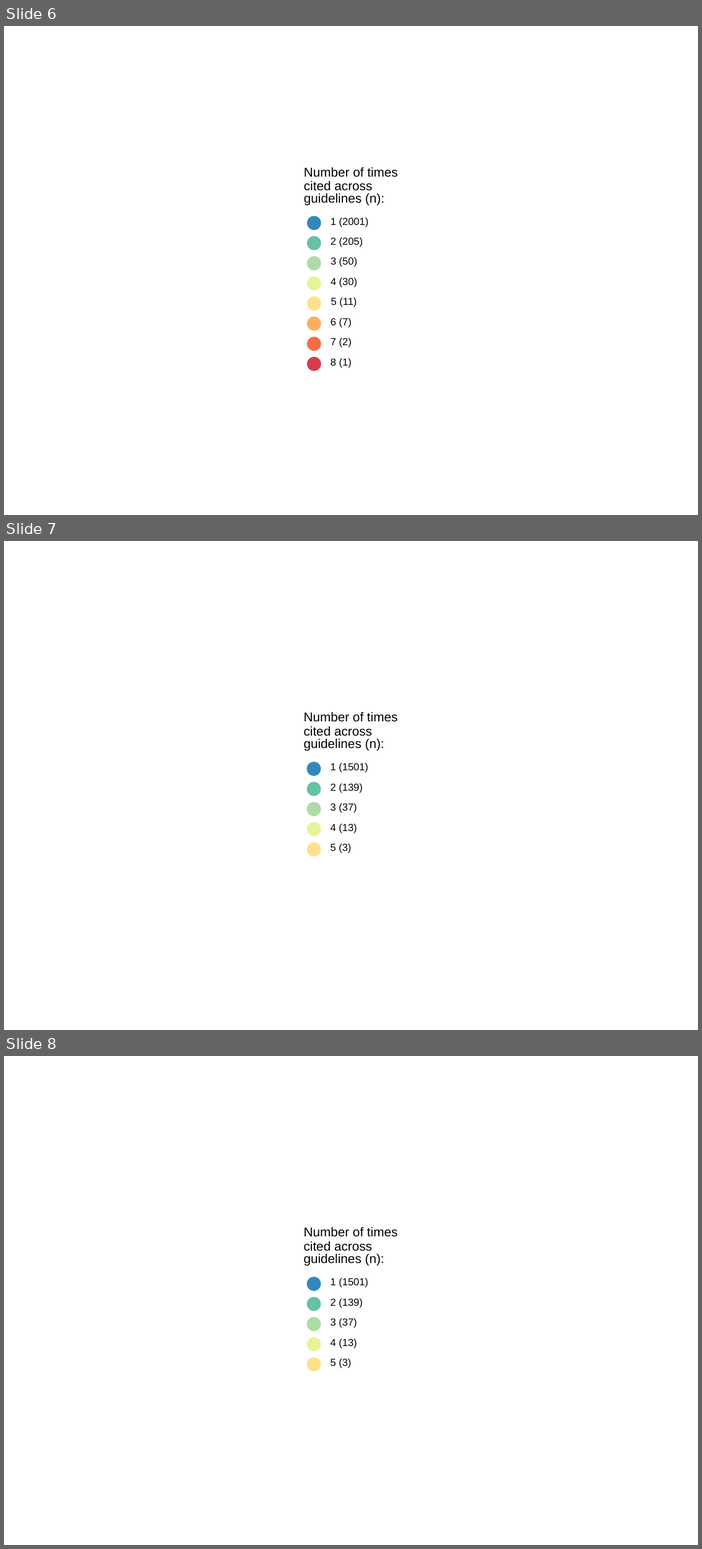
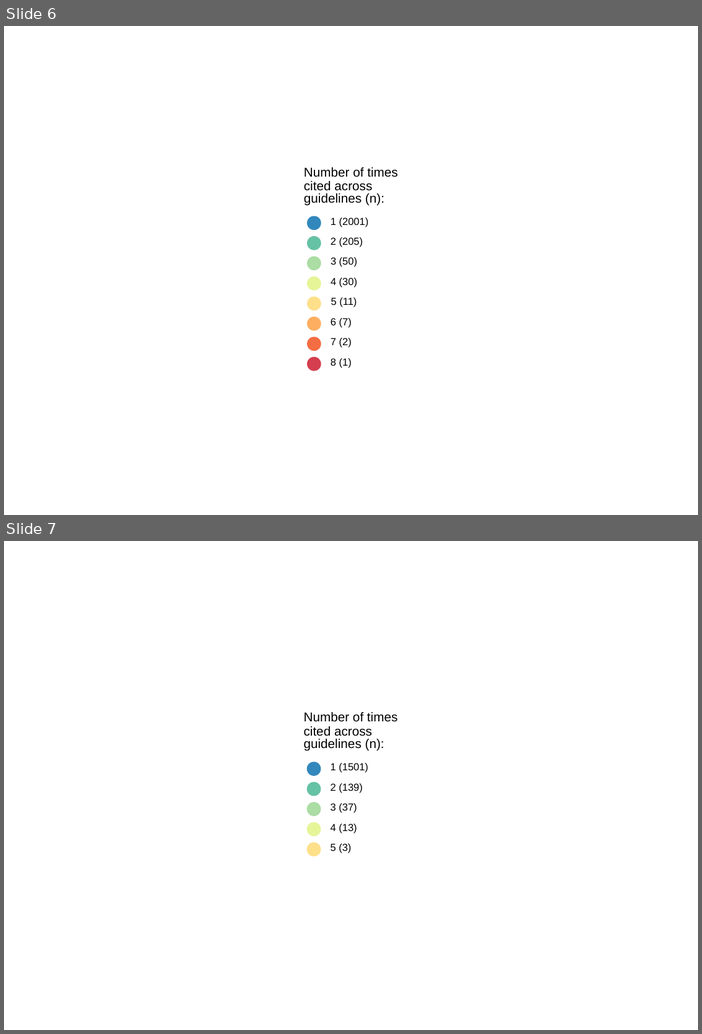
Before and after one commit to marissasmith8/Citation-Network-Analysis, a slide deck: outputs/legend_nrefs_paper.pptx. Shown one above the other, each under a label of ours: slides 6, 7 and 8 before the commit, slides 6 and 7 after it. The pictures are 702x1549 and 702x1034 pixels, drawn with LibreOffice and Linux fonts; fonts in the diff are those of the drawing. Boxes give left, top, right and bottom in pixels: in the first picture for what was removed or moved away, otherwise in the second. Text is boxed around its words. In the diff, an @@ line names an element or a change of style, - is before the commit and + after.

```diff
--- a/outputs/legend_nrefs_paper.pptx
+++ b/outputs/legend_nrefs_paper.pptx
@@ slide 7 removed at (4, 541, 698, 1030), background #FFFFFF @@
@@ group removed at (113, 640, 589, 932): 8 texts, 5 ellipses, 1 rectangle @@
-Number of times
-cited across
-guidelines (n):
-1 (1501)
-2 (139)
-3 (37)
-4 (13)
-5 (3)
@@ what was slide 8 is now slide 7 @@
```
Also in this commit, not shown: 2 slides changed, 4 other slides removed, 5 other files.
